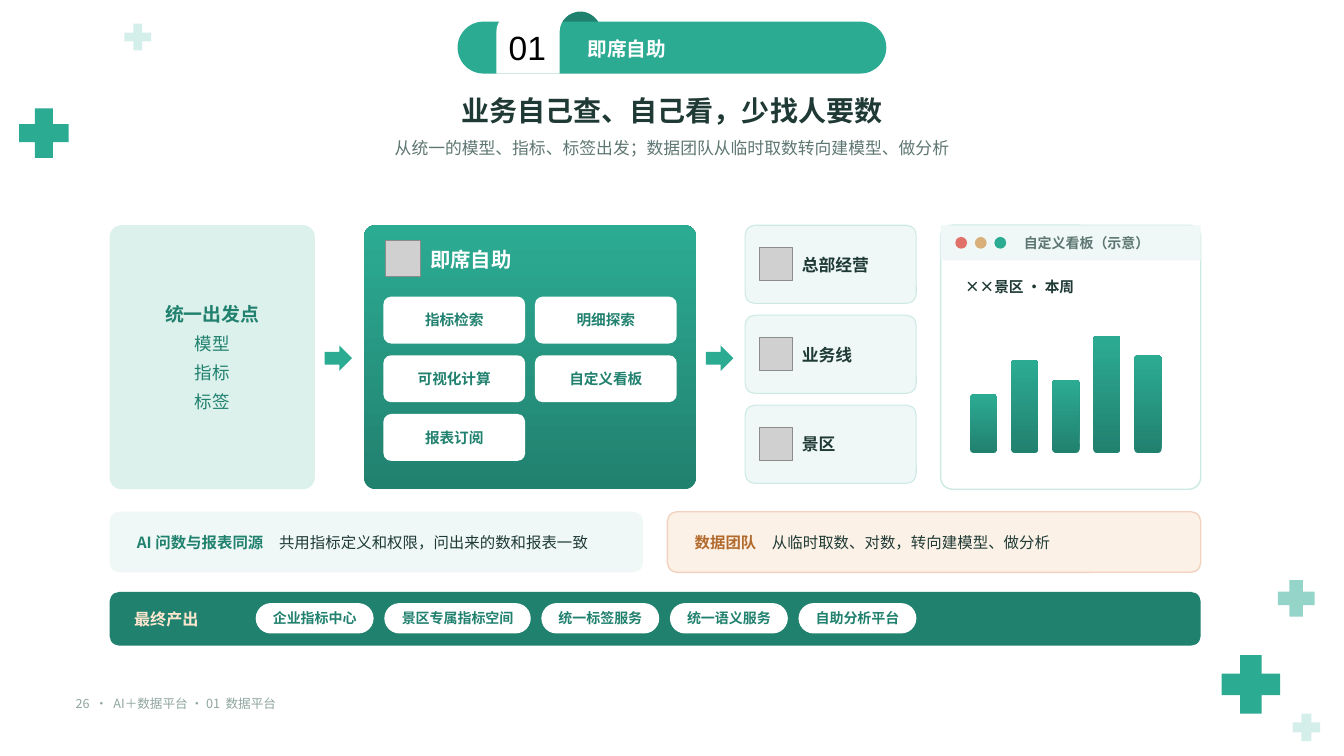
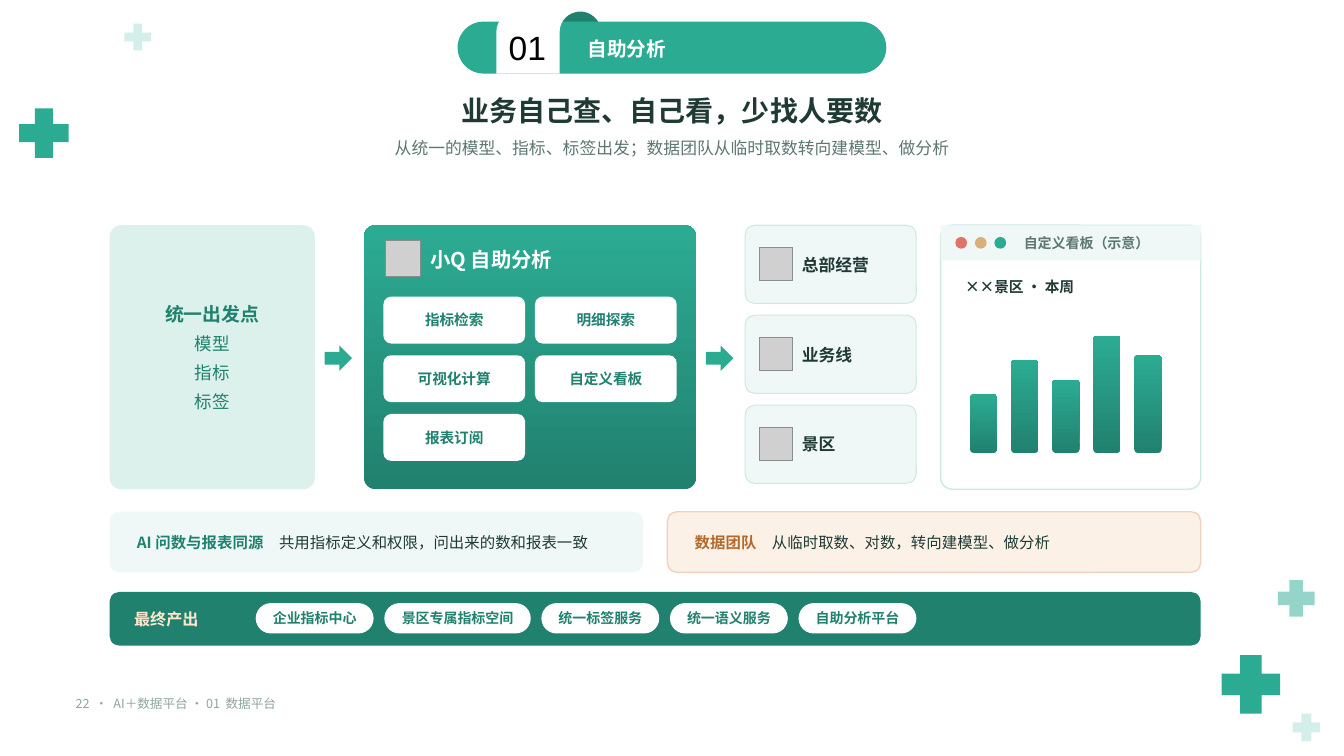
Before and after one commit to keanying/relevance, a slide deck: slide 22 of AI＋数据平台_老板汇报_青绿模板.pptx (slide 26 before the commit). Drawn at 1344x756 pixels with LibreOffice and Linux fonts; fonts in the diff are those of the drawing; grey boxes stand for pictures; background and template pictures are left out. Boxes give left, top, right and bottom in pixels: in the first picture for what was removed or moved away, otherwise in the second. Text is boxed around its words. In the diff, an @@ line names an element or a change of style, - is before the commit and + after.

```diff
--- a/AI＋数据平台_老板汇报_青绿模板.pptx
+++ b/AI＋数据平台_老板汇报_青绿模板.pptx
@@ text at (588, 39, 666, 58): text changed; font Karla to Noto Sans CJK SC @@
-即席自助
+自助分析
@@ text at (430, 249, 552, 271): text changed @@
-即席自助
+小Q 自助分析
@@ text at (76, 697, 276, 709): text changed @@
-26 · AI＋数据平台 · 01 数据平台
+22 · AI＋数据平台 · 01 数据平台
```
Also in this commit, not shown: 39 other slides changed, 4 slides removed.
